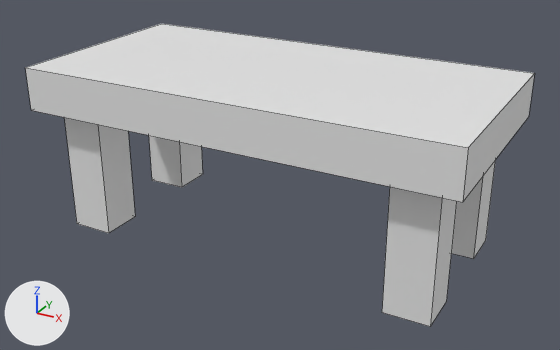
Two versions of the FBX model Assets/Models/Props/Table.fbx, one commit apart.
Camera for both pictures: a 50 mm lens placed at (5.61, -5.39, 1.75), pointed at (4.03, -2.53, 0.31). Every picture has the same lights, and +X, +Y and +Z are marked at lower left. Mesh edges are drawn as thin lines. Where no turn or scale is listed for an object, it has been applied to the vertices.

In view in the first picture: 'Table'.
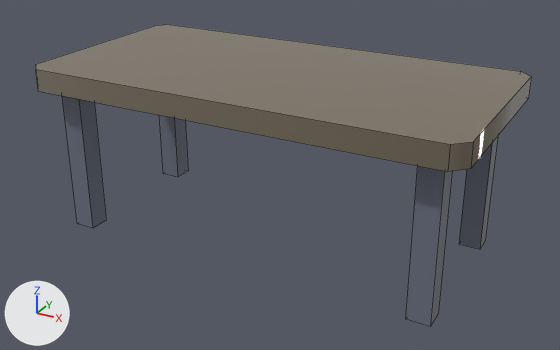
Location of each change, (x1, y1, x2, y2) in pixels of the pictures (560 x 350 px; the box of a moved part takes in the faces that stretch with it):
'Table', reshaped
    before: (25, 24, 535, 326)
    after: (36, 25, 531, 326)
part 1 of me_table, rebuilt (17% shorter)
    before: (25, 24, 535, 202)
    after: (36, 25, 531, 172)
part 2 of me_table, moved or reshaped
    before: (65, 118, 495, 326)
    after: (62, 96, 498, 326)

The change, as a diff of the scene's bpy script:
```diff
--- a/Assets/Models/Props/Table.fbx.py
+++ b/Assets/Models/Props/Table.fbx.py
@@ img_palette_png @@
+img_palette_png = load_image('palette.png', '../../Textures/palette.png', 64, 64, 'sRGB')
@@ mat_matslot @@
+mat_matslot = principled_material('MatSlot')
+mat_matslot.texture = img_palette_png
+mat_matslot.roughness = 0.0
@@ me_table @@
 # used by ob_table; location = (4.0, -2.5, 0.0)
-me_table.from_pydata(...)  # 40 vertices, 26 faces; spans x -1.0..1.0, y -0.5..0.5, z 0.0..0.8
+me_table.from_pydata(...)  # 48 vertices, 25 faces; spans x -1.0..1.0, y -0.5..0.5, z 0.0..0.8
+# me_table part 1: the loose piece of 8 vertices spanning x -1.0..1.0, y -0.5..0.5, z 0.6..0.8 is rebuilt with 16 vertices and now spans x -1.0..1.0, y -0.5..0.5, z 0.7..0.8, in mat_matslot (picture img_palette_png)
+# me_table part 2
+# 28 vertices are removed from x -0.9..0.9, y -0.4..0.4, z 0.0..0.6
+# 20 faces are deleted
+# 8 vertices are added at x -0.9..0.9, y -0.4..0.4, z 0.0..0.7
+# 6 new vertices lie (0.0, -0.1, 0.0) away from vertices in x -0.9..0.9, y 0.4, z 0.0..0.7
+# 6 new vertices lie (0.1, 0.0, 0.0) away from vertices in x -0.9, y -0.4..0.4, z 0.0..0.7
+# 8 new vertices lie (0.0, 0.1, 0.0) away from vertices in x -0.9..0.9, y -0.4, z 0.0..0.7
+# 16 new faces join them
+me_table.materials.append(mat_matslot)  # picture img_palette_png
```
